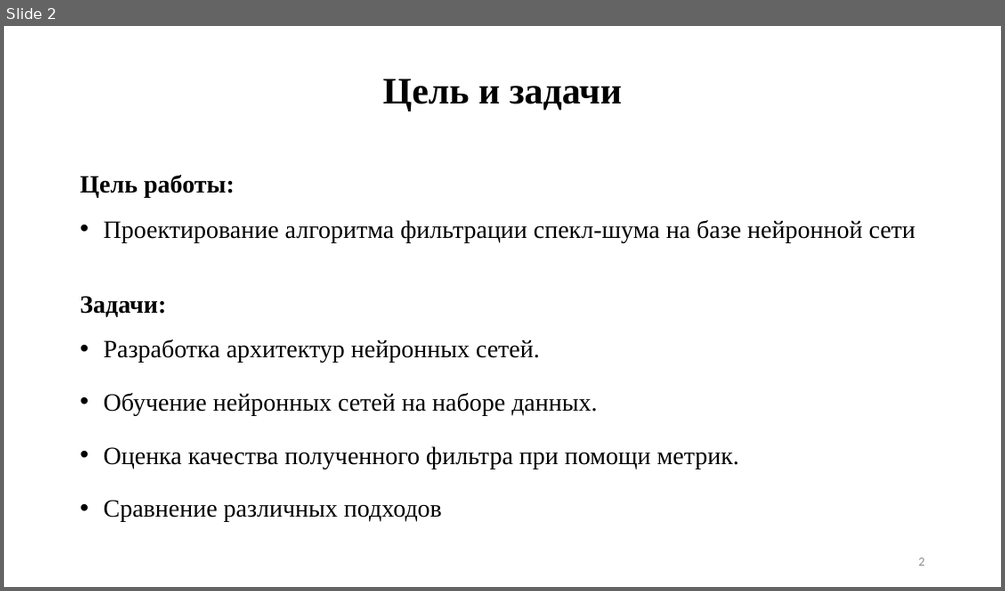
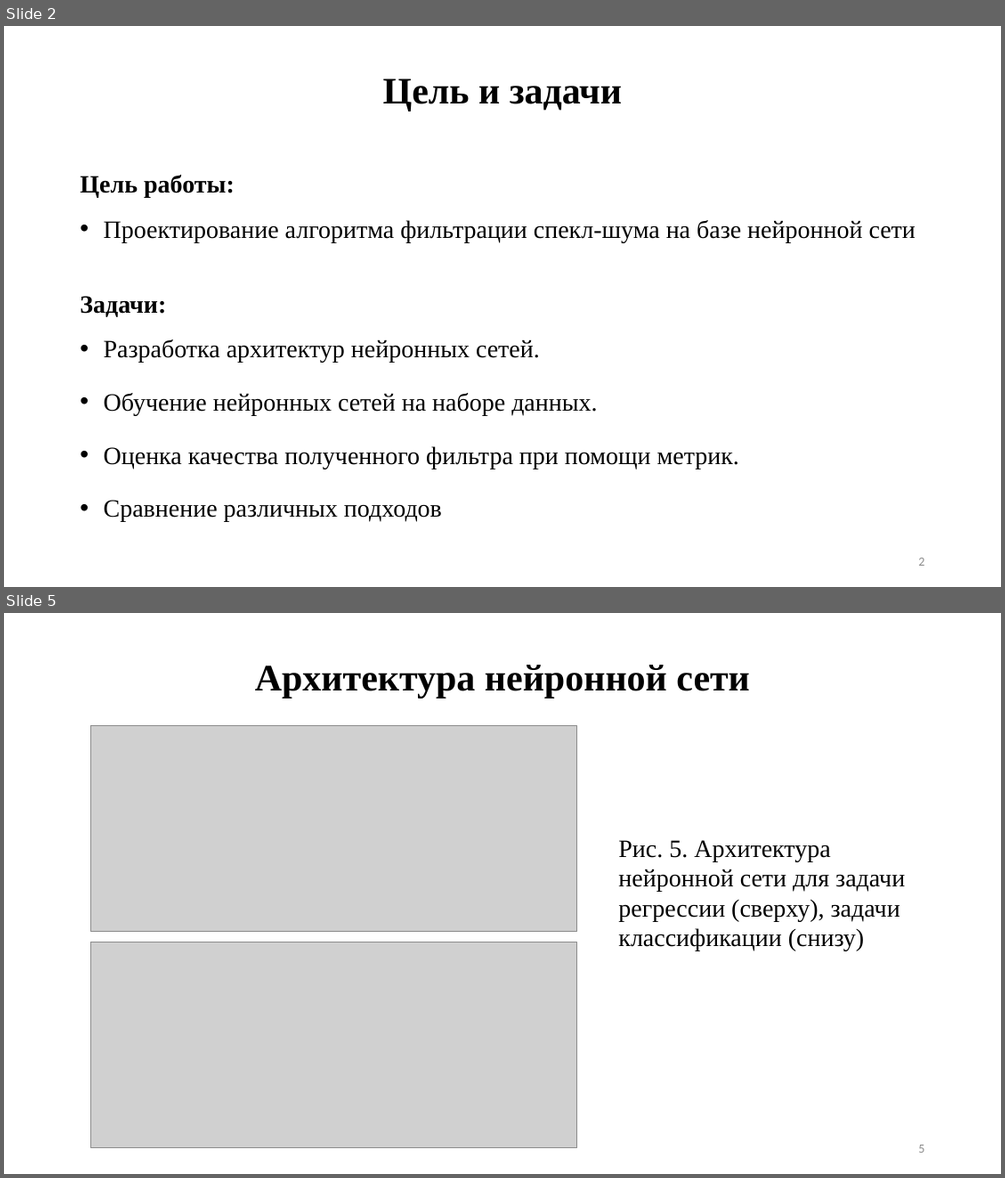
Before and after one commit to Felecort/NN_Filter_Radiolocation_Imgs, a slide deck: text/ВКР_преза.pptx. Shown one above the other, each under a label of ours: slide 2 before the commit, slides 2 and 5 after it; the slides between them are not shown. The pictures are 1005x591 and 1005x1178 pixels, drawn with LibreOffice and Linux fonts; fonts in the diff are those of the drawing; grey boxes stand for pictures. Boxes give left, top, right and bottom in pixels: in the first picture for what was removed or moved away, otherwise in the second. Text is boxed around its words. In the diff, an @@ line names an element or a change of style, - is before the commit and + after.

```diff
--- a/text/ВКР_преза.pptx
+++ b/text/ВКР_преза.pptx
@@ slide 5 added at (4,613,1001,1174), background #FFFFFF @@
@@ title added at (255,665,750,698), 36 pt, text #000000, bold @@
+Архитектура нейронной сети
@@ picture added at (90,725,577,932) @@
@@ text added at (618,840,905,951), 24 pt, text #000000 @@
+Рис. 5. Архитектура нейронной сети для задачи регрессии (сверху), задачи классификации (снизу)
@@ picture added at (90,942,577,1149) @@
@@ page number added at (918,1144,924,1152), 12 pt, text #8C8C8C @@
+5
```
Also in this commit, not shown: 3 slides changed, 5 other slides added, 2 slides removed, 3 other files.
